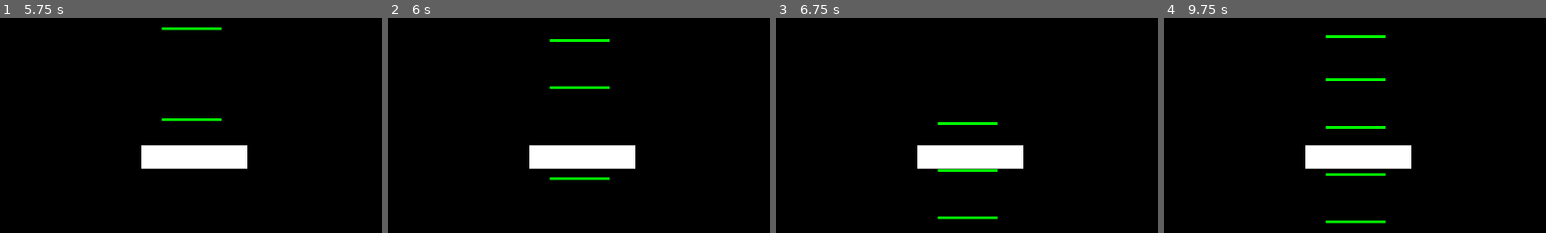
Above: before the commit, frames 1-4 (left to right).
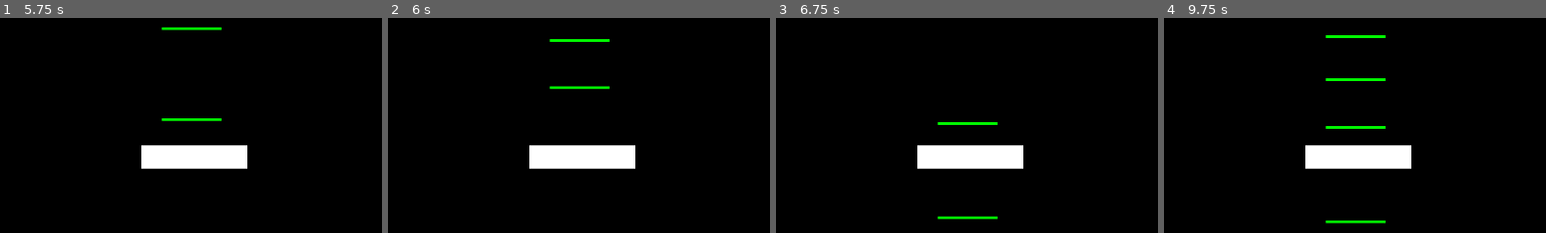
Above: after the commit, the same moments.

Repository: FireEntity1/beat-fever
Game: Godot game, scene res://title.tscn
Same seed, same stepped clock (60 frames per second), same inputs: the game is played once before the commit and once after it.
Inputs (mouse positions are % of the whole screen's width and height, from its top left):
- Up to frame 1 (5.75 s): click (56, 51) at 0.5 s; tap Enter (ui_accept) at 1.25, 1.52, 1.55, 1.82, 2.1, 2.27, 2.57, 3.05, 3.5, 3.77, 4.07, 4.25, 4.35, 4.52, 4.82, 5, 5.27, 5.57 s; move the mouse to (72, 45) at 1.27 s; click (72, 45) at 1.35 s; move the mouse to (30, 55) at 2.02 s; click (30, 55) at 2.3 s; move the mouse to (60, 28) at 2.77 s; click (60, 28) at 2.85 s; move the mouse to (45, 70) at 3.52 s; click (45, 70) at 3.6 s; move the mouse to (80, 65) at 4.27 s; move the mouse to (20, 35) at 5.02 s; click (20, 35) at 5.1 s
- Up to frame 2 (6 s): move the mouse to (55, 50) at 5.77 s; click (55, 50) at 5.85 s
- Up to frame 3 (6.75 s): tap Enter (ui_accept) at 6.05, 6.6 s; move the mouse to (35, 25) at 6.52 s
- Up to frame 4 (9.75 s): tap Enter (ui_accept) at 6.77, 7.07, 7.25, 7.52, 7.55, 7.82, 8, 8.27, 8.57, 8.85 s; click (35, 25) at 6.8 s; move the mouse to (72, 45) at 7.27 s; click (72, 45) at 7.35 s; move the mouse to (30, 55) at 8.02 s; click (30, 55) at 8.1 s; move the mouse to (60, 28) at 8.77 s; move the mouse to (45, 70) at 9.52 s; click (45, 70) at 9.6 s
The pictures show only the part of the screen within x 25-75%, y 50-100%; the shares and areas given below are measured in that part.

Frame 1 is identical in both runs. In frame 2, 0.3% of the frame differs, in the area x 42-58%, y 73-76%; in frame 3, 0.2%; in frame 4, 0.3%.

Commit message:
More mapping

Diff:
--- a/end.gd
+++ b/end.gd
@@ -91,20 +91,73 @@
 	spawn(101.5)
 	spawn(102)
 	spawn(102.5)
+	spawn(103)
+	spawn(104)
+	spawn(104.5)
+	spawn(105)
+
+	spawn(109.5)
+	spawn(110)
+	spawn(110.5)
+	spawn(111)
+	spawn(112)
+	spawn(112.5)
+	spawn(113)
 
 
+	spawn(117.5)
+	spawn(118)
+	spawn(119)
+	spawn(120)
+	spawn(120.5)
+	spawn(121)
 
+	spawn(125.5)
+	spawn(126)
+	spawn(126.5)
+	spawn(127)
+	spawn(128.5)
+	spawn(129)
 
+	spawn(133.5)
+	spawn(134)
+	spawn(134.5)
+	spawn(135)
+	spawn(136)
+	spawn(136.5)
+	spawn(137)
+
+	spawn(141.5)
+	spawn(142)
+	spawn(142.5)
+	spawn(143.5)
+	spawn(144)
+	spawn(144.5)
+	spawn(145)
+
+	spawn(149.5)
+	spawn(150)
+	spawn(150.5)
+	spawn(151)
+	spawn(152)
+	spawn(152.5)
+	spawn(153)
+
+	spawn(157.5)
+	spawn(158)
+	spawn(158.5)
+	spawn(159)
+	spawn(160.5)
+	spawn(161)
 
 func _process(delta):
 	get_overlapping_areas()
-	if Input.is_action_just_pressed("ui_accept"):
+	if Input.is_action_just_pressed("click"):
 		if isInArea == false:
 			print("miss")
 		if isInArea == true:
 			print("hit!")
 			currentNote.queue_free()
-
 
 func _on_area_entered(area):
 	isInArea = true
--- a/main.tscn
+++ b/main.tscn
@@ -6,7 +6,7 @@
 [ext_resource type="Texture2D" uid="uid://dkh0qhwcjkddt" path="res://Sprites/base.png" id="4_qddjw"]
 
 [sub_resource type="RectangleShape2D" id="RectangleShape2D_uaejy"]
-size = Vector2(20, 13.81)
+size = Vector2(20, 16.4227)
 
 [node name="root" type="Node2D"]
 
@@ -20,7 +20,7 @@
 script = ExtResource("1_3igq8")
 
 [node name="CollisionShape2D" type="CollisionShape2D" parent="end"]
-position = Vector2(0, -3.5)
+position = Vector2(0, -7)
 scale = Vector2(4.47923, 2.67922)
 shape = SubResource("RectangleShape2D_uaejy")
 
--- a/project.godot
+++ b/project.godot
@@ -20,6 +20,20 @@
 window/size/mode=2
 window/stretch/mode="viewport"
 
+[input]
+
+click={
+"deadzone": 0.5,
+"events": [Object(InputEventMouseButton,"resource_local_to_scene":false,"resource_name":"","device":-1,"window_id":0,"alt_pressed":false,"shift_pressed":false,"ctrl_pressed":false,"meta_pressed":false,"button_mask":1,"position":Vector2(505, 27),"global_position":Vector2(513, 107),"factor":1.0,"button_index":1,"canceled":false,"pressed":true,"double_click":false,"script":null)
+, Object(InputEventKey,"resource_local_to_scene":false,"resource_name":"","device":-1,"window_id":0,"alt_pressed":false,"shift_pressed":false,"ctrl_pressed":false,"meta_pressed":false,"pressed":false,"keycode":0,"physical_keycode":32,"key_label":0,"unicode":32,"echo":false,"script":null)
+, Object(InputEventKey,"resource_local_to_scene":false,"resource_name":"","device":-1,"window_id":0,"alt_pressed":false,"shift_pressed":false,"ctrl_pressed":false,"meta_pressed":false,"pressed":false,"keycode":0,"physical_keycode":4194309,"key_label":0,"unicode":0,"echo":false,"script":null)
+, Object(InputEventKey,"resource_local_to_scene":false,"resource_name":"","device":-1,"window_id":0,"alt_pressed":false,"shift_pressed":false,"ctrl_pressed":false,"meta_pressed":false,"pressed":false,"keycode":0,"physical_keycode":90,"key_label":0,"unicode":122,"echo":false,"script":null)
+, Object(InputEventKey,"resource_local_to_scene":false,"resource_name":"","device":-1,"window_id":0,"alt_pressed":false,"shift_pressed":false,"ctrl_pressed":false,"meta_pressed":false,"pressed":false,"keycode":0,"physical_keycode":88,"key_label":0,"unicode":120,"echo":false,"script":null)
+, Object(InputEventKey,"resource_local_to_scene":false,"resource_name":"","device":-1,"window_id":0,"alt_pressed":false,"shift_pressed":false,"ctrl_pressed":false,"meta_pressed":false,"pressed":false,"keycode":0,"physical_keycode":87,"key_label":0,"unicode":119,"echo":false,"script":null)
+, Object(InputEventKey,"resource_local_to_scene":false,"resource_name":"","device":-1,"window_id":0,"alt_pressed":false,"shift_pressed":false,"ctrl_pressed":false,"meta_pressed":false,"pressed":false,"keycode":0,"physical_keycode":75,"key_label":0,"unicode":107,"echo":false,"script":null)
+]
+}
+
 [rendering]
 
 textures/canvas_textures/default_texture_filter=0
